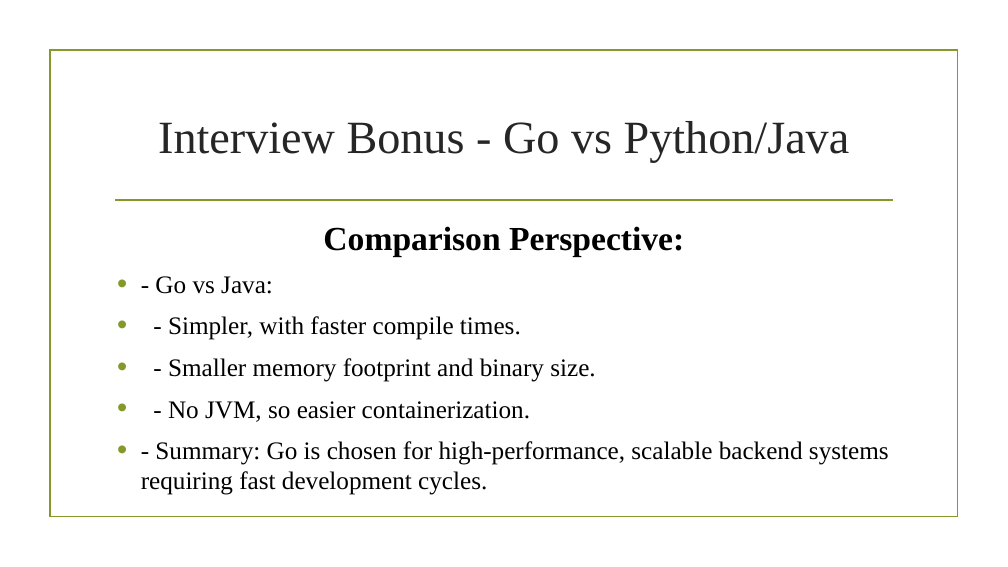
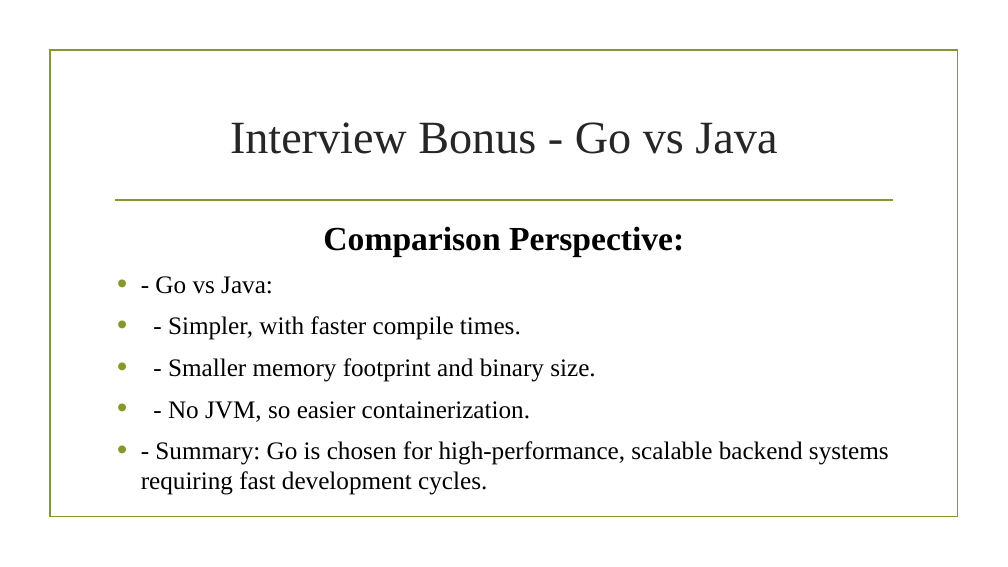
Before and after one commit to CodeWithDhruvX/coding_ppt, a slide deck: slide 18 of ppt/golang/interview_questions/2/key_features.pptx. Drawn at 1008x567 pixels with LibreOffice and Linux fonts; fonts in the diff are those of the drawing; background and template pictures are left out. Boxes give left, top, right and bottom in pixels: in the first picture for what was removed or moved away, otherwise in the second. Text is boxed around its words. In the diff, an @@ line names an element or a change of style, - is before the commit and + after.

```diff
--- a/ppt/golang/interview_questions/2/key_features.pptx
+++ b/ppt/golang/interview_questions/2/key_features.pptx
@@ title at [230,122,777,154]: text changed @@
-Interview Bonus - Go vs Python/Java
+Interview Bonus - Go vs Java
```
Also in this commit, not shown: 1 other slide changed, 3 other files.
